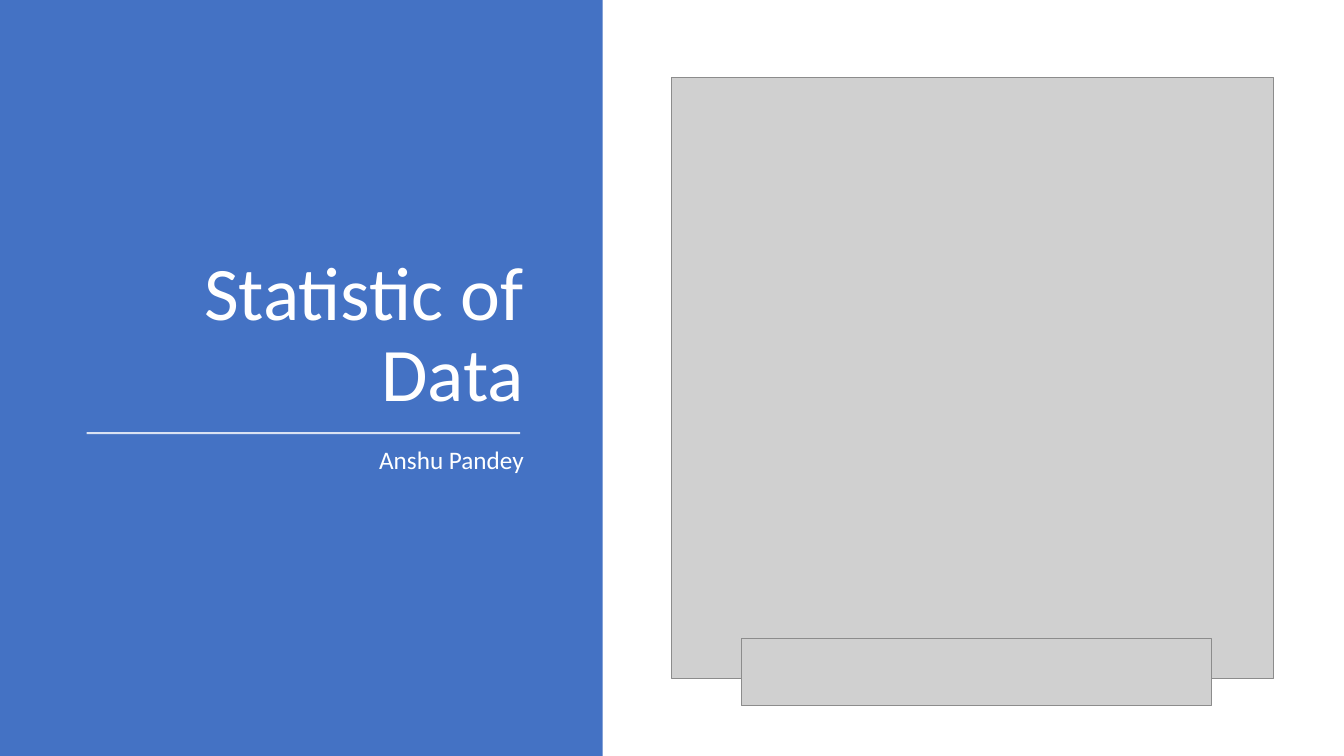
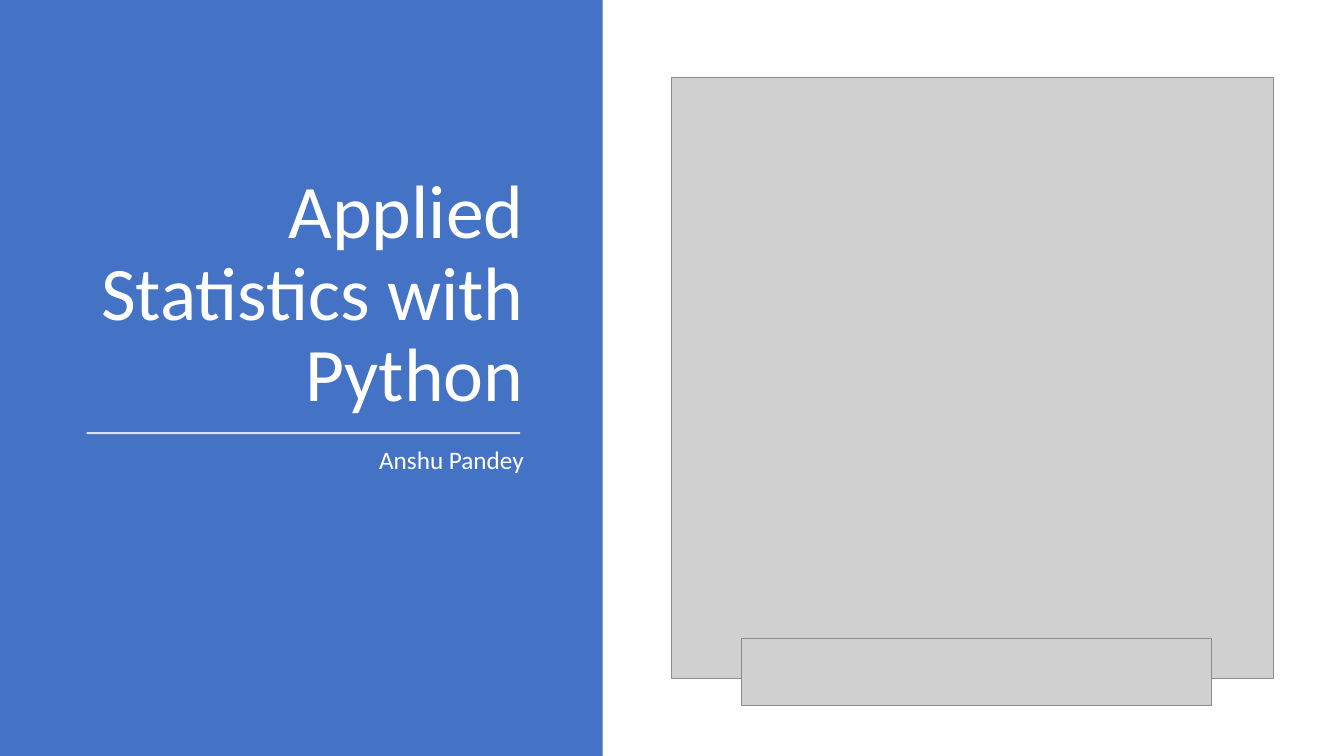
Before and after one commit to anshupandey/BootUP_maxis_data_science_level_2, a slide deck: slide 1 of Module 1/Module 1 - Statistic of Data.pptx. Drawn at 1344x756 pixels with LibreOffice and Linux fonts; fonts in the diff are those of the drawing; grey boxes stand for pictures. Boxes give left, top, right and bottom in pixels: in the first picture for what was removed or moved away, otherwise in the second. Text is boxed around its words. In the diff, an @@ line names an element or a change of style, - is before the commit and + after.

Commit message:
aplied statistics

```diff
--- a/Module 1/Module 1 - Statistic of Data.pptx
+++ b/Module 1/Module 1 - Statistic of Data.pptx
@@ title at (x1=101, y1=185, x2=524, y2=413): text changed @@
-Statistic of Data
+Applied Statistics with Python
```
Also in this commit, not shown: 1 slide removed, 1 other file.
